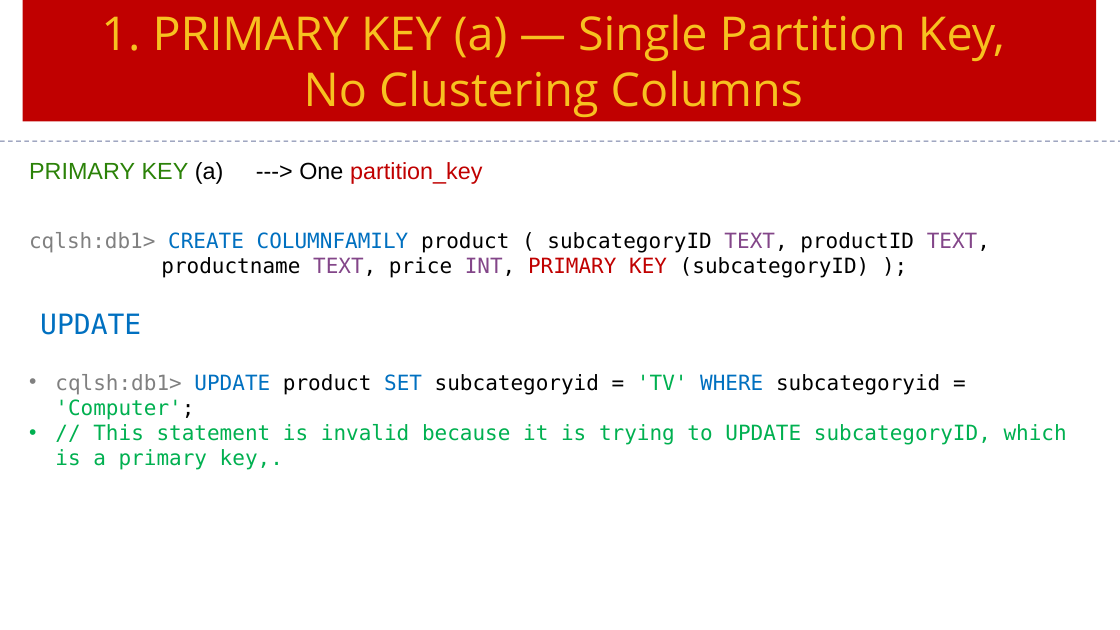
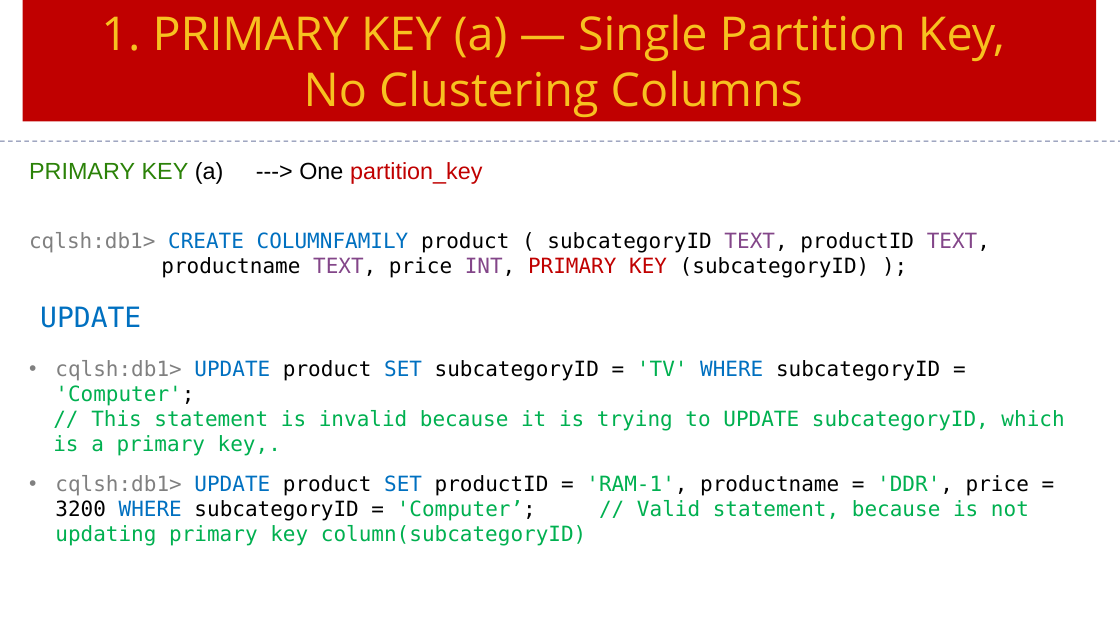
Before and after one commit to Saleel-Bagde/PPT-s, a slide deck: slide 21 of Cassandra Ver3.pptx. Drawn at 1120x630 pixels with LibreOffice and Linux fonts; fonts in the diff are those of the drawing. Boxes give left, top, right and bottom in pixels: in the first picture for what was removed or moved away, otherwise in the second. Text is boxed around its words. In the diff, an @@ line names an element or a change of style, - is before the commit and + after.

```diff
--- a/Cassandra Ver3.pptx
+++ b/Cassandra Ver3.pptx
@@ text "UPDATE": place and size @@
-text "UPDATE" at <box>40,313,141,335</box>
+text "UPDATE" at <box>40,306,141,328</box>
@@ text "cqlsh:db1> UPDATE product SET subcategoryID ...": place and size @@
-text "cqlsh:db1> UPDATE product SET subcategoryID ..." at <box>55,374,1067,470</box>
+text "cqlsh:db1> UPDATE product SET subcategoryID ..." at <box>53,360,1064,521</box>
@@ text at <box>55,360,940,406</box>: text changed @@
-• cqlsh:db1> UPDATE product SET subcategoryid = 'TV' WHERE subcategoryid = 'Computer';
+• cqlsh:db1> UPDATE product SET subcategoryID = 'TV' WHERE subcategoryID = 'Computer';
@@ text at <box>53,410,1064,456</box>: bullet • to none @@
@@ text at <box>55,475,1029,521</box>: paragraph added @@
+• cqlsh:db1> UPDATE product SET productID = 'RAM-1', productname = 'DDR', price = 3200 WHERE subcategoryID = 'Computer’; // Valid statement, because is not updating primary key column(subcategoryID)
```
Also in this commit, not shown: 1 other slide changed.
